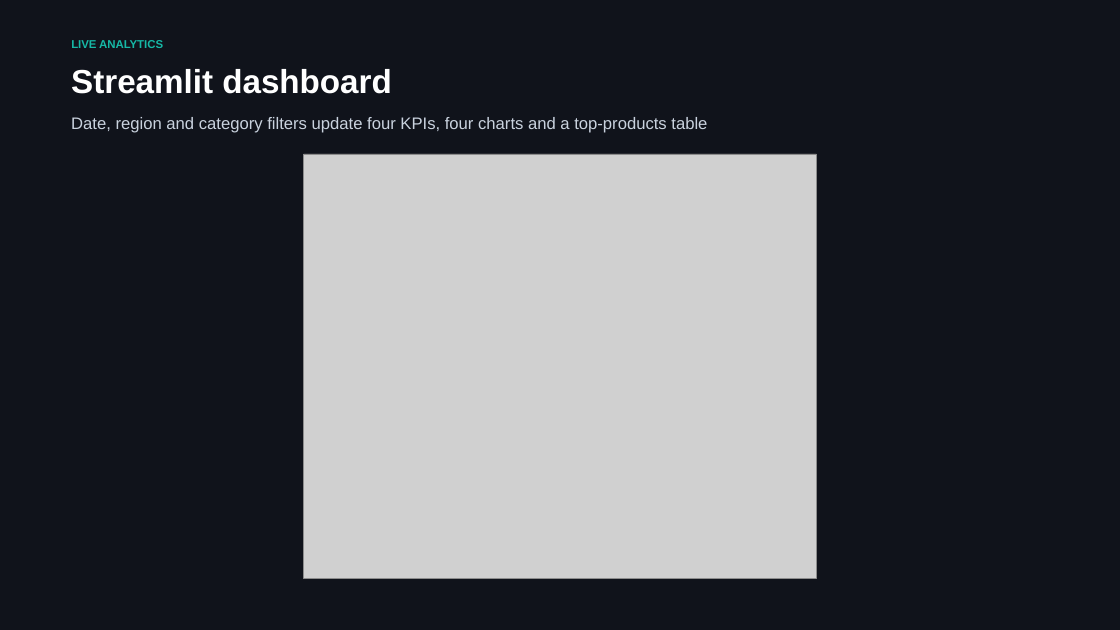
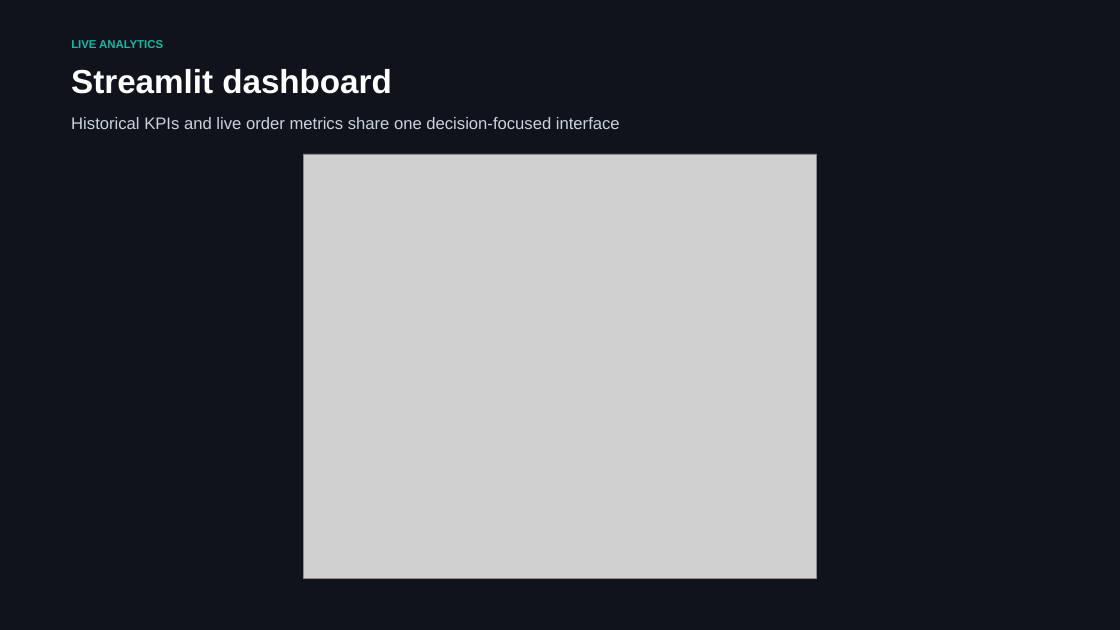
Before and after one commit to Aniket-Nikam/E-Commerce-Sales-Analytics-Data-Engineering-, a slide deck: slide 7 of docs/ECommerce_DuckDB_Case_Study_Presentation.pptx. Drawn at 1120x630 pixels with LibreOffice and Linux fonts; fonts in the diff are those of the drawing; grey boxes stand for pictures. Boxes give left, top, right and bottom in pixels: in the first picture for what was removed or moved away, otherwise in the second. Text is boxed around its words. In the diff, an @@ line names an element or a change of style, - is before the commit and + after.

```diff
--- a/docs/ECommerce_DuckDB_Case_Study_Presentation.pptx
+++ b/docs/ECommerce_DuckDB_Case_Study_Presentation.pptx
@@ text at (x1=71, y1=117, x2=620, y2=129): text changed @@
-Date, region and category filters update four KPIs, four charts and a top-products table
+Historical KPIs and live order metrics share one decision-focused interface
```
Also in this commit, not shown: 9 other slides changed, 26 other files.
